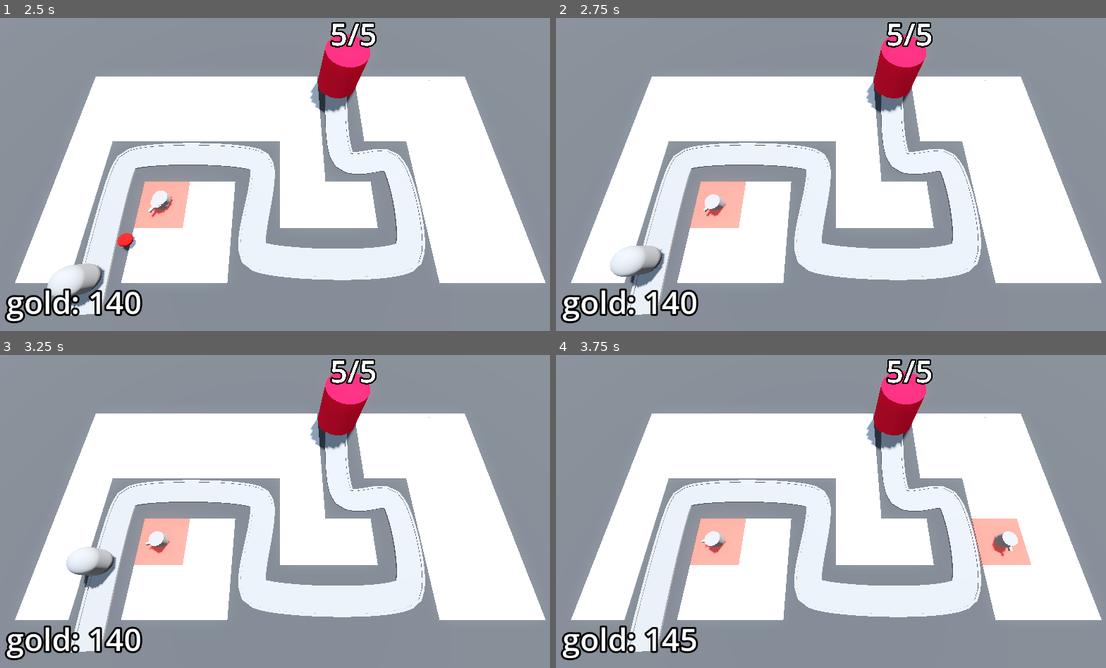
Above: before the commit, frames 1-4 (two rows, left to right).
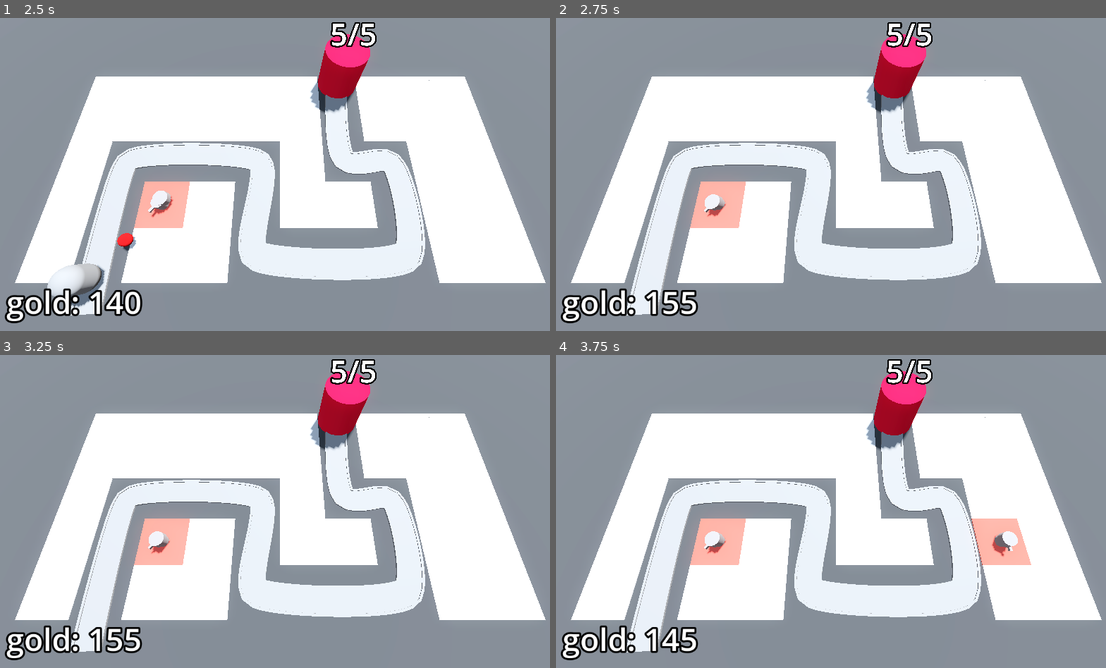
Above: after the commit, the same moments.

Repository: DTNevaeha/TD_Game
Game: Godot game, scene res://BaseLevel.tscn
Same seed, same stepped clock (60 frames per second), same inputs: the game is played once before the commit and once after it.
Inputs (mouse positions are in pixels of both pictures, inside the frame that each line leads up to):
- Up to frame 1 (2.5 s): tap Enter at 0.5, 2 s; move the mouse to (401, 155) at 0.52 s; click (401, 155) at 0.6 s; tap Space at 1.25 s; move the mouse to (165, 187) at 1.27 s; click (165, 187) at 1.35 s; move the mouse to (335, 102) at 2.02 s; click (335, 102) at 2.1 s
- Up to frame 2 (2.75 s): no input
- Up to frame 3 (3.25 s): move the mouse to (253, 574) at 2.77 s; click (253, 574) at 2.85 s
- Up to frame 4 (3.75 s): move the mouse to (1007, 558) at 3.52 s; click (1007, 558) at 3.6 s

Frame 1 is identical in both runs. In frame 2, 1.1% of the frame differs, in the area x 9-29%, y 60-96%; in frame 3, 1.0%; in frame 4, less than 0.1%.

Commit message:
Enemies now have a scaling health bar

Diff:
--- a/Base/base.gd
+++ b/Base/base.gd
@@ -4,7 +4,6 @@
 var current_health: int:
 	set(health_in):
 		current_health = health_in
-		print("Health was changed")
 		label_3d.text = str(current_health) + "/" + str(max_health)
 		var red: Color = Color.RED
 		var white: Color = Color.WHITE
@@ -20,5 +19,4 @@
 
 
 func take_damage() -> void:
-	print("damage dealt to base!")
 	current_health -= 1
--- a/BaseLevel.tscn
+++ b/BaseLevel.tscn
@@ -144,3 +144,4 @@
 [node name="DifficultyManager" parent="." instance=ExtResource("9_k1yby")]
 
 [connection signal="timeout" from="EnemyPath/Timer" to="EnemyPath" method="spawn_enemy"]
+[connection signal="stop_spawning_enemies" from="DifficultyManager" to="EnemyPath" method="_on_difficulty_manager_stop_spawning_enemies"]
--- a/DifficultyManager/difficulty_manager.gd
+++ b/DifficultyManager/difficulty_manager.gd
@@ -1,21 +1,29 @@
 extends Node
 
+signal stop_spawning_enemies
+
 @export var game_length := 30.0
+@export var enemy_health_curve: Curve
 @export var spawn_time_curve: Curve
 
 @onready var timer: Timer = $Timer
 
 
 func _ready() -> void:
-    timer.start(game_length)
-
-
-func _process(_delta: float) -> void:
-    print(get_spawn_time())
+	timer.start(game_length)
 
 
 func game_progress_ratio() -> float:
-    return 1.0 - (timer.time_left / game_length)
+	return 1.0 - (timer.time_left / game_length)
+
 
 func get_spawn_time() -> float:
-    return spawn_time_curve.sample(game_progress_ratio())
+	return spawn_time_curve.sample(game_progress_ratio())
+
+
+func get_enemy_health() -> float:
+	return enemy_health_curve.sample(game_progress_ratio())
+
+
+func _on_timer_timeout() -> void:
+	stop_spawning_enemies.emit()
--- a/DifficultyManager/difficulty_manager.tscn
+++ b/DifficultyManager/difficulty_manager.tscn
@@ -1,6 +1,12 @@
-[gd_scene load_steps=3 format=3 uid="uid://ca7ekomi684hf"]
+[gd_scene load_steps=4 format=3 uid="uid://ca7ekomi684hf"]
 
 [ext_resource type="Script" path="res://DifficultyManager/difficulty_manager.gd" id="1_4wmbj"]
+
+[sub_resource type="Curve" id="Curve_i43x1"]
+min_value = 10.0
+max_value = 150.0
+_data = [Vector2(0, 10), 0.0, 140.0, 0, 1, Vector2(1, 150), 140.0, 0.0, 1, 0]
+point_count = 2
 
 [sub_resource type="Curve" id="Curve_vw54u"]
 min_value = 0.25
@@ -10,7 +16,10 @@
 
 [node name="DifficultyManager" type="Node"]
 script = ExtResource("1_4wmbj")
+enemy_health_curve = SubResource("Curve_i43x1")
 spawn_time_curve = SubResource("Curve_vw54u")
 
 [node name="Timer" type="Timer" parent="."]
 one_shot = true
+
+[connection signal="timeout" from="Timer" to="." method="_on_timer_timeout"]
--- a/Enemy/enemy.gd
+++ b/Enemy/enemy.gd
@@ -1,12 +1,13 @@
 extends PathFollow3D
 
 @export var max_health: int = 50
+@export var gold_value := 15
 @export var speed: float = 2.5
-@export var gold_value := 15
 
+@onready var animation_player: AnimationPlayer = $AnimationPlayer
 @onready var bank = get_tree().get_first_node_in_group("bank")
 @onready var base = get_tree().get_first_node_in_group("base")
-@onready var animation_player: AnimationPlayer = $AnimationPlayer
+
 
 var current_health: int:
 	set(health_in):
@@ -27,3 +28,4 @@
 	if progress_ratio == 1.0:
 		base.take_damage()
 		set_process(false)
+		queue_free()
--- a/EnemyPath.gd
+++ b/EnemyPath.gd
@@ -1,12 +1,17 @@
 extends Path3D
 
+@export var difficulty_manager: Node
 @export var enemy_scene: PackedScene
-@export var difficulty_manager: Node
 
 @onready var timer: Timer = $Timer
 
 
 func spawn_enemy() -> void:
 	var new_enemy = enemy_scene.instantiate()
+	new_enemy.max_health = difficulty_manager.get_enemy_health()
 	add_child(new_enemy)
 	timer.wait_time = difficulty_manager.get_spawn_time()
+
+
+func _on_difficulty_manager_stop_spawning_enemies() -> void:
+	timer.stop()
Not shown: 1 places in BaseLevel.tscn that only renumber resources
